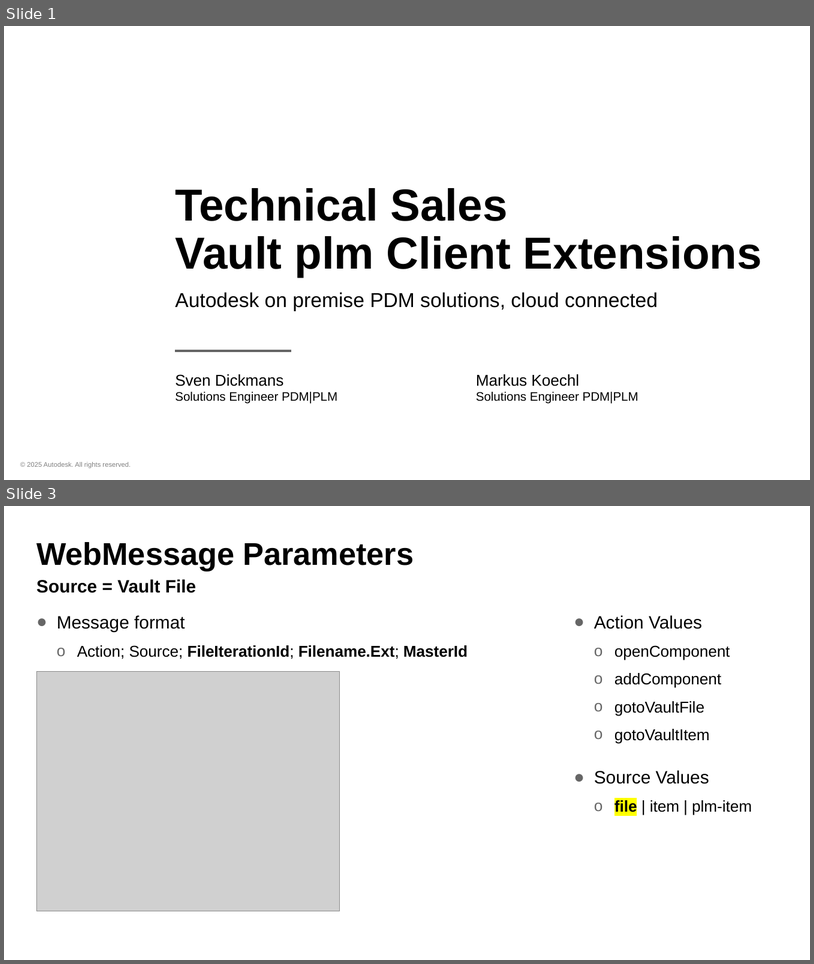
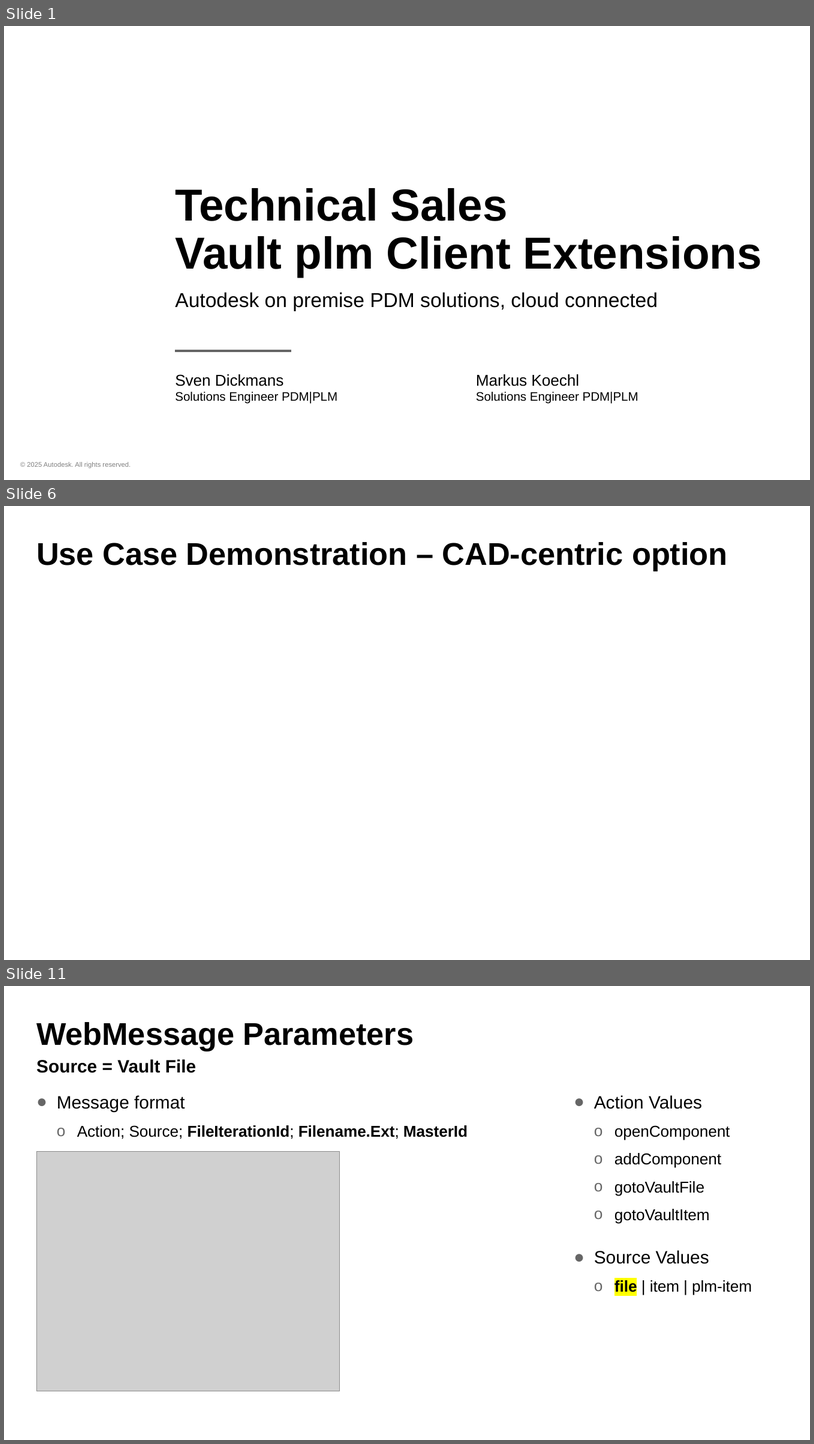
Before and after one commit to koechlm/Autodesk.TS.PlmDesktopExtensions, a slide deck: Autodesk.TS.VaultPlmClientExtensions.pptx. Shown one above the other, each under a label of ours: slides 1 and 3 before the commit, slides 1, 6 and 11 after it; the slides between them are not shown. The pictures are 814x964 and 814x1444 pixels, drawn with LibreOffice and Linux fonts; fonts in the diff are those of the drawing; grey boxes stand for pictures; background and template pictures are left out. Boxes give left, top, right and bottom in pixels: in the first picture for what was removed or moved away, otherwise in the second. Text is boxed around its words. In the diff, an @@ line names an element or a change of style, - is before the commit and + after.

```diff
--- a/Autodesk.TS.VaultPlmClientExtensions.pptx
+++ b/Autodesk.TS.VaultPlmClientExtensions.pptx
@@ slide 6 added at [4, 506, 810, 960], background #FFFFFF @@
@@ title added at [36, 542, 728, 571], 37.3 pt, text #000000, bold @@
+Use Case Demonstration – CAD-centric option
@@ what was slide 3 is now slide 11 @@
```
Also in this commit, not shown: 8 other slides added, 1 slide removed.
